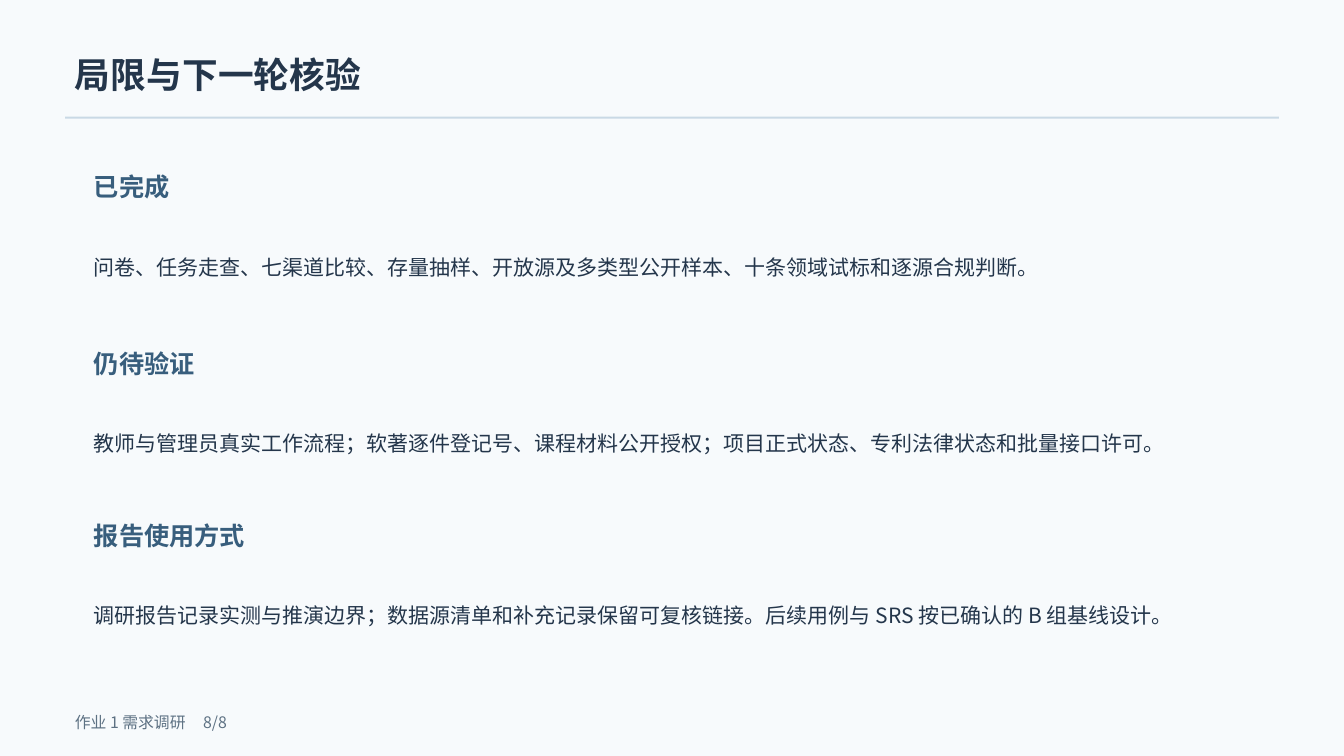
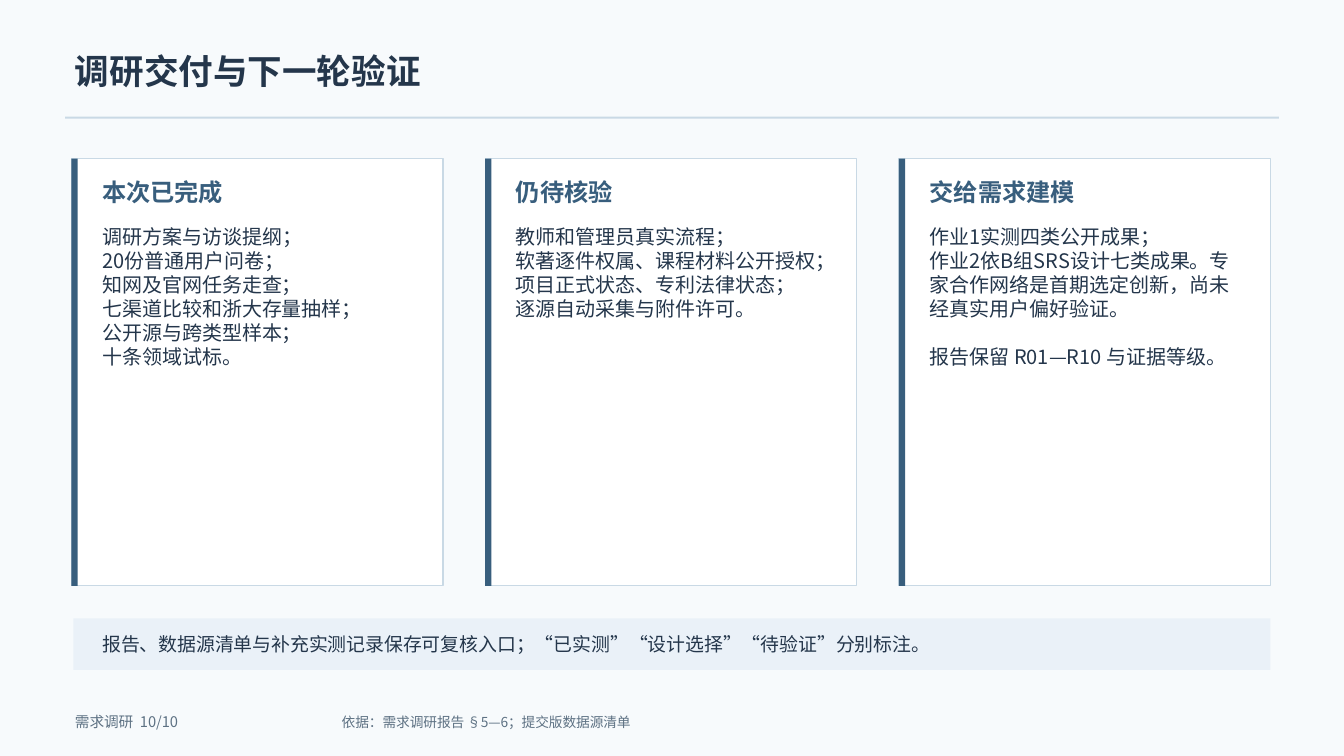
Before and after one commit to retepa1676767/ScholarShare, a slide deck: slide 10 of docs/需求调研/提交版/作业1-学术成果分享平台-需求调研汇报.pptx (slide 8 before the commit). Drawn at 1344x756 pixels with LibreOffice and Linux fonts; fonts in the diff are those of the drawing. Boxes give left, top, right and bottom in pixels: in the first picture for what was removed or moved away, otherwise in the second. Text is boxed around its words. In the diff, an @@ line names an element or a change of style, - is before the commit and + after.

```diff
--- a/docs/需求调研/提交版/作业1-学术成果分享平台-需求调研汇报.pptx
+++ b/docs/需求调研/提交版/作业1-学术成果分享平台-需求调研汇报.pptx
@@ text at bbox=[75, 54, 421, 87]: text changed; size 25.5 to 24.8 pt @@
-局限与下一轮核验
+调研交付与下一轮验证
@@ rectangle added at bbox=[72, 158, 444, 586], fill #FFFFFF, outline #C9D9E5 0.75 pt @@
@@ rectangle added at bbox=[72, 158, 78, 586], fill #385E7D @@
@@ rectangle added at bbox=[485, 158, 857, 586], fill #FFFFFF, outline #C9D9E5 0.75 pt @@
@@ rectangle added at bbox=[485, 158, 491, 586], fill #385E7D @@
@@ rectangle added at bbox=[899, 158, 1271, 586], fill #FFFFFF, outline #C9D9E5 0.75 pt @@
@@ rectangle added at bbox=[899, 158, 905, 586], fill #385E7D @@
@@ text at bbox=[102, 180, 223, 203]: text changed; size 18 to 17.2 pt @@
-已完成
+本次已完成
@@ text at bbox=[516, 180, 613, 203]: text changed; size 18 to 17.2 pt @@
-仍待验证
+仍待核验
@@ text added at bbox=[930, 180, 1075, 203], 17.2 pt, text #385E7D, bold @@
+交给需求建模
@@ text "调研方案与访谈提纲；" at bbox=[102, 227, 362, 366]: vertical alignment middle to top @@
@@ text at bbox=[102, 227, 362, 366]: text changed; size 15 to 14.2 pt @@
-问卷、任务走查、七渠道比较、存量抽样、开放源及多类型公开样本、十条领域试标和逐源合规判断。
+调研方案与访谈提纲；
+20份普通用户问卷；
+知网及官网任务走查；
+七渠道比较和浙大存量抽样；
+公开源与跨类型样本；
+十条领域试标。
@@ text "教师和管理员真实流程；" at bbox=[516, 227, 836, 318]: vertical alignment middle to top @@
@@ text at bbox=[516, 227, 836, 318]: text changed; size 15 to 14.2 pt @@
-教师与管理员真实工作流程；软著逐件登记号、课程材料公开授权；项目正式状态、专利法律状态和批量接口许可。
+教师和管理员真实流程；
+软著逐件权属、课程材料公开授权；
+项目正式状态、专利法律状态；
+逐源自动采集与附件许可。
@@ text added at bbox=[930, 227, 1230, 366], 14.2 pt, text #24364B @@
+作业1实测四类公开成果；
+作业2依B组SRS设计七类成果。专家合作网络是首期选定创新，尚未经真实用户偏好验证。
+报告保留 R01—R10 与证据等级。
@@ text removed at bbox=[94, 523, 245, 548] @@
-报告使用方式
@@ rectangle added at bbox=[74, 619, 1271, 670], fill #EAF1F8 @@
@@ text at bbox=[102, 635, 930, 654]: text changed; size 15 to 13.5 pt @@
-调研报告记录实测与推演边界；数据源清单和补充记录保留可复核链接。后续用例与 SRS 按已确认的 B 组基线设计。
+报告、数据源清单与补充实测记录保存可复核入口；“已实测”“设计选择”“待验证”分别标注。
@@ text at bbox=[75, 715, 178, 730]: text changed; size 11.2 to 10.5 pt @@
-作业 1 需求调研 8/8
+需求调研 10/10
@@ text added at bbox=[342, 715, 630, 729], 9.8 pt, text #5D7183 @@
+依据：需求调研报告 §5—6；提交版数据源清单
```
Also in this commit, not shown: 2 other slides changed, 7 slides added, 5 slides removed, 7 other files.
